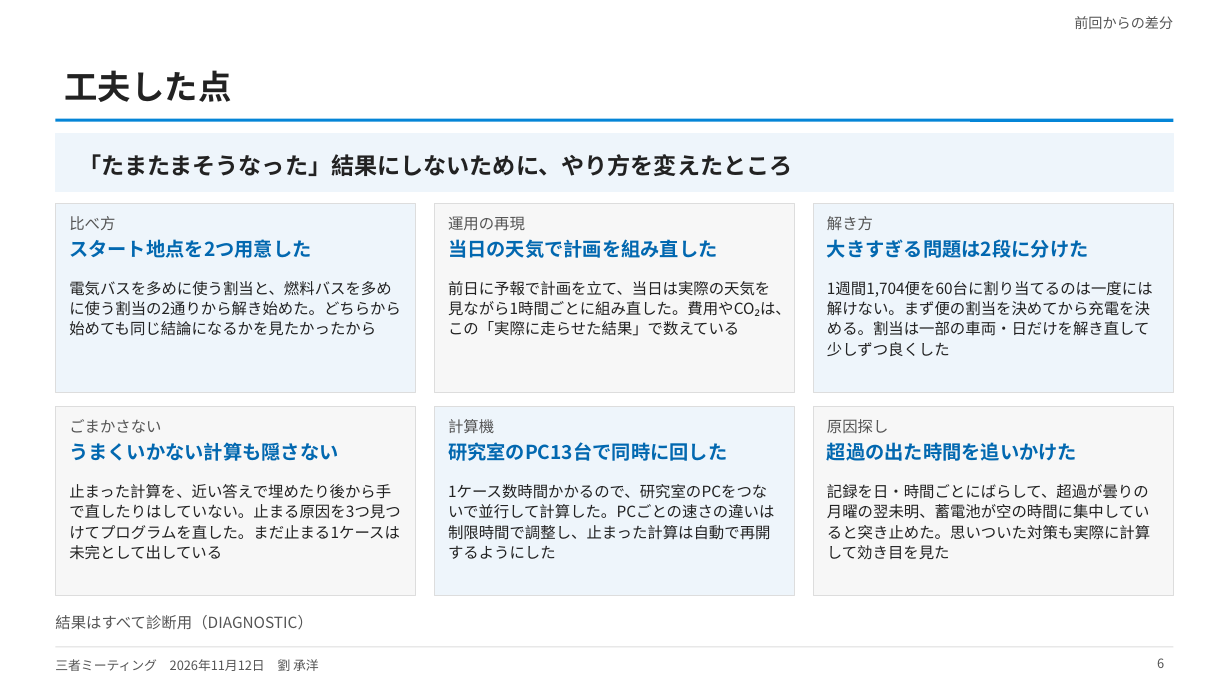
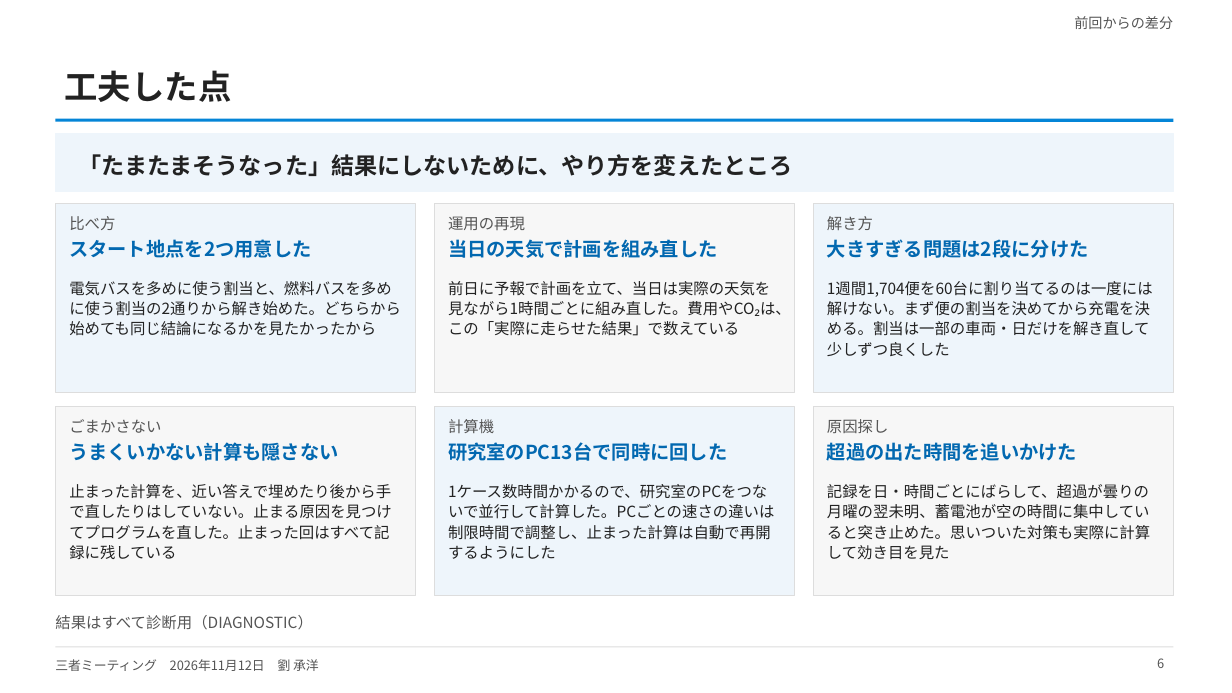
Before and after one commit to CYLIU2003/master-course, a slide deck: slide 6 of outcome/2026-11-12_three_party/three_party_20261112.pptx. Drawn at 1232x693 pixels with LibreOffice and Linux fonts; fonts in the diff are those of the drawing. Boxes give left, top, right and bottom in pixels: in the first picture for what was removed or moved away, otherwise in the second. Text is boxed around its words. In the diff, an @@ line names an element or a change of style, - is before the commit and + after.

```diff
--- a/outcome/2026-11-12_three_party/three_party_20261112.pptx
+++ b/outcome/2026-11-12_three_party/three_party_20261112.pptx
@@ text at [69, 484, 392, 559]: text changed @@
-止まった計算を、近い答えで埋めたり後から手で直したりはしていない。止まる原因を3つ見つけてプログラムを直した。まだ止まる1ケースは未完として出している
+止まった計算を、近い答えで埋めたり後から手で直したりはしていない。止まる原因を見つけてプログラムを直した。止まった回はすべて記録に残している
```
Also in this commit, not shown: 11 other slides changed, 10 other files.
